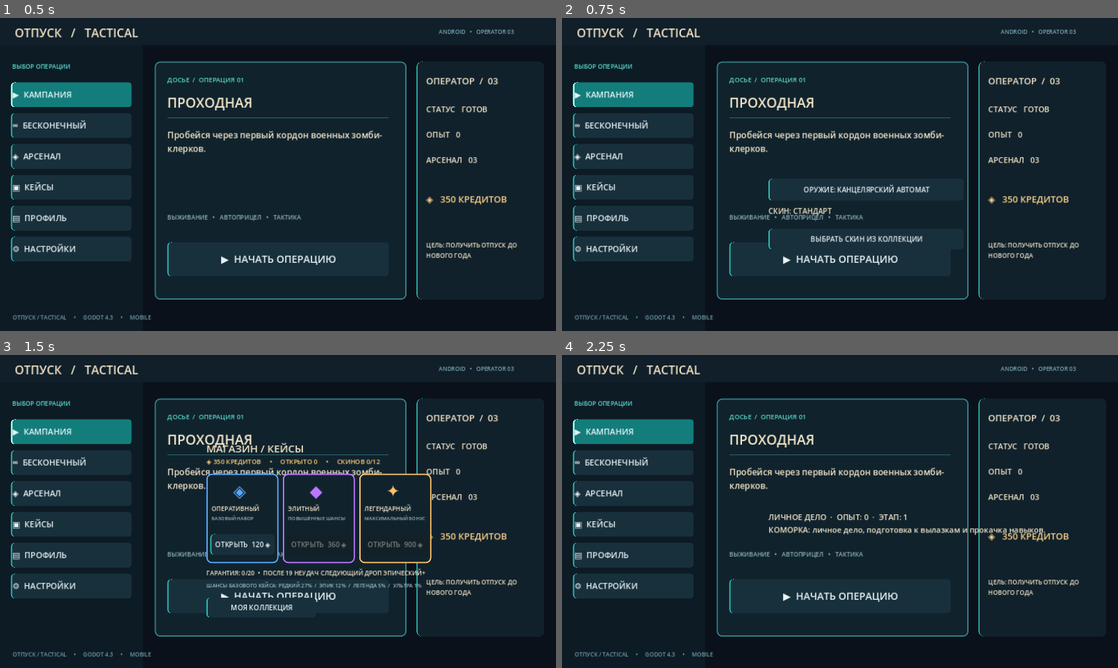
Above: before the commit, frames 1-4 (two rows, left to right).
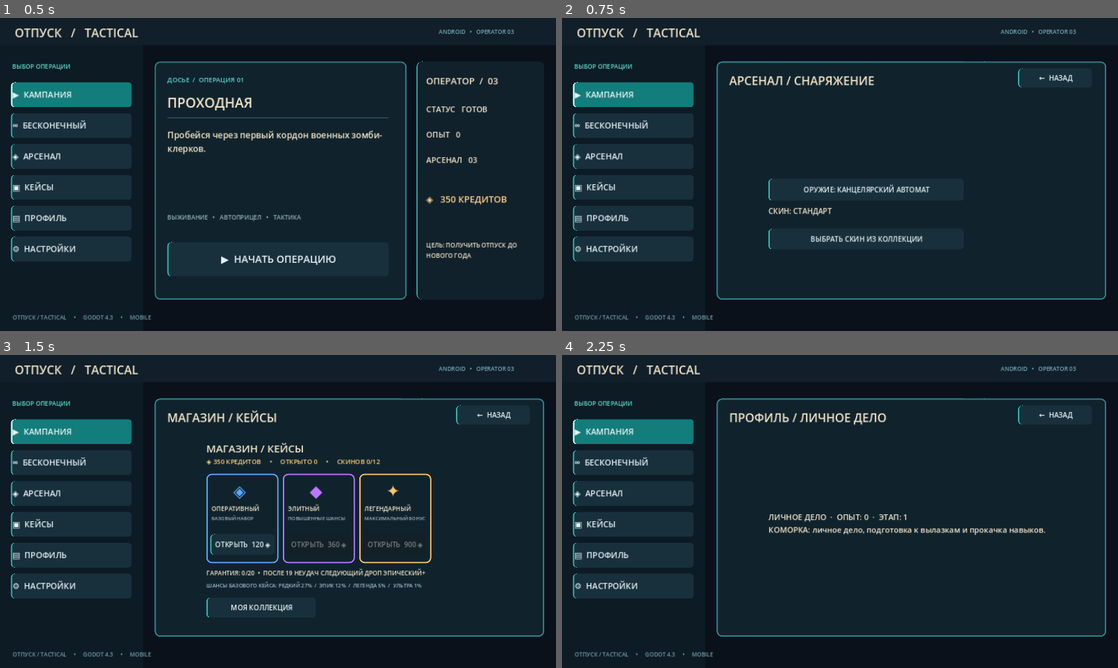
Above: after the commit, the same moments.

Repository: gemini13334-beep/---
Game: Godot game, scene res://scenes/main.tscn
Same seed, same stepped clock (60 frames per second), same inputs: the game is played once before the commit and once after it.
Inputs:
- Up to frame 1 (0.5 s): no input
- Up to frame 2 (0.75 s): click "◈ АРСЕНАЛ" at 0.5 s
- Up to frame 3 (1.5 s): click "▣ КЕЙСЫ" at 1.25 s
- Up to frame 4 (2.25 s): click "▤ ПРОФИЛЬ" at 2 s

Frame 1 is identical in both runs. In frame 2, 4.2% of the frame differs, in the area x 27-98%, y 13-90%; in frame 3, 3.6%; in frame 4, 4.2%.

Commit message:
Fix menu subpages rendering over mission cards with opaque dedicated content area

Diff:
--- a/godot/scripts/main.gd
+++ b/godot/scripts/main.gd
@@ -774,7 +774,7 @@
  menu_layer.add_child(footer)
 
 func _show_cases()->void:
- _show_menu()
+ _show_subpage("МАГАЗИН / КЕЙСЫ")
  var title:=_label("МАГАЗИН / КЕЙСЫ",24)
  title.position=Vector2(475,197)
  menu_layer.add_child(title)
@@ -1119,8 +1119,23 @@
  next.pressed.connect(_set_collection_page.bind(collection_page+1))
  menu_layer.add_child(next)
 
+func _show_subpage(title_text:String)->void:
+ _show_menu()
+ # Replace the mission card with a dedicated opaque subpage.
+ var content:=_panel(Vector2(356,100),Vector2(897,548),Color("#0c1a24"))
+ content.add_theme_stylebox_override("panel",_rarity_panel_style(Color("#327f89")))
+ menu_layer.add_child(content)
+ var heading:=_label(title_text,27)
+ heading.position=Vector2(385,124)
+ menu_layer.add_child(heading)
+ var back:=_button("←  НАЗАД")
+ back.position=Vector2(1050,116)
+ back.custom_minimum_size=Vector2(170,44)
+ back.pressed.connect(_show_menu)
+ menu_layer.add_child(back)
+
 func _show_loadout()->void:
- _show_menu()
+ _show_subpage("АРСЕНАЛ / СНАРЯЖЕНИЕ")
  var b:=_button("ОРУЖИЕ: "+str(WEAPONS[weapon_index]["name"]))
  b.position=Vector2(475,370)
  b.custom_minimum_size=Vector2(450,50)
@@ -1138,13 +1153,13 @@
  menu_layer.add_child(collection_button)
 
 func _show_file()->void:
- _show_menu()
+ _show_subpage("ПРОФИЛЬ / ЛИЧНОЕ ДЕЛО")
  var l:=_label("ЛИЧНОЕ ДЕЛО  ·  ОПЫТ: %d  ·  ЭТАП: %d\n%s"%[xp,stage+1,Story.BASE],18)
  l.position=Vector2(475,360)
  menu_layer.add_child(l)
 
 func _show_settings()->void:
- _show_menu()
+ _show_subpage("ПАРАМЕТРЫ / ANDROID")
  var title:=_label("⚙ НАСТРОЙКИ / ANDROID",24)
  title.position=Vector2(475,290)
  menu_layer.add_child(title)
